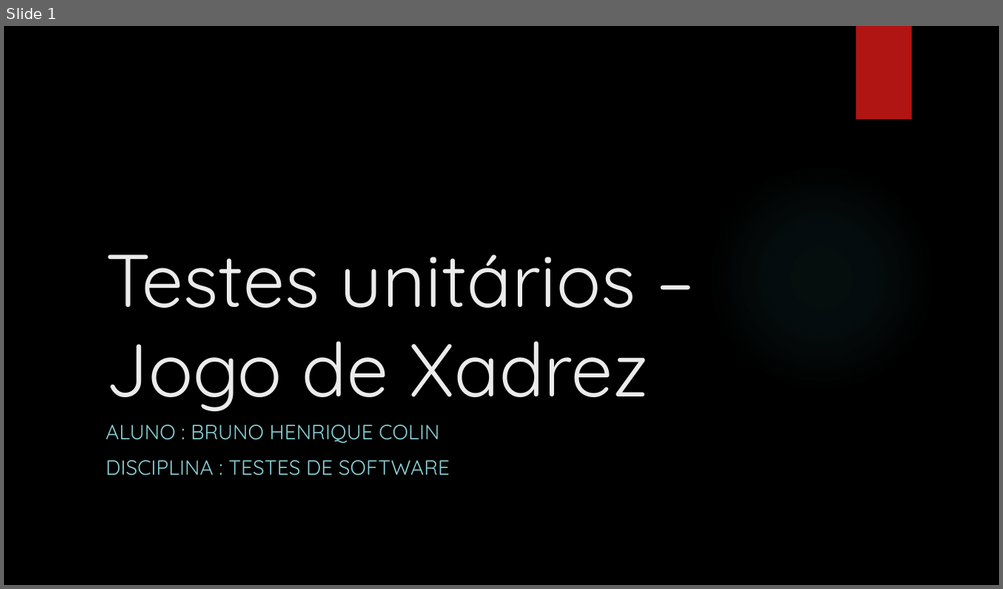
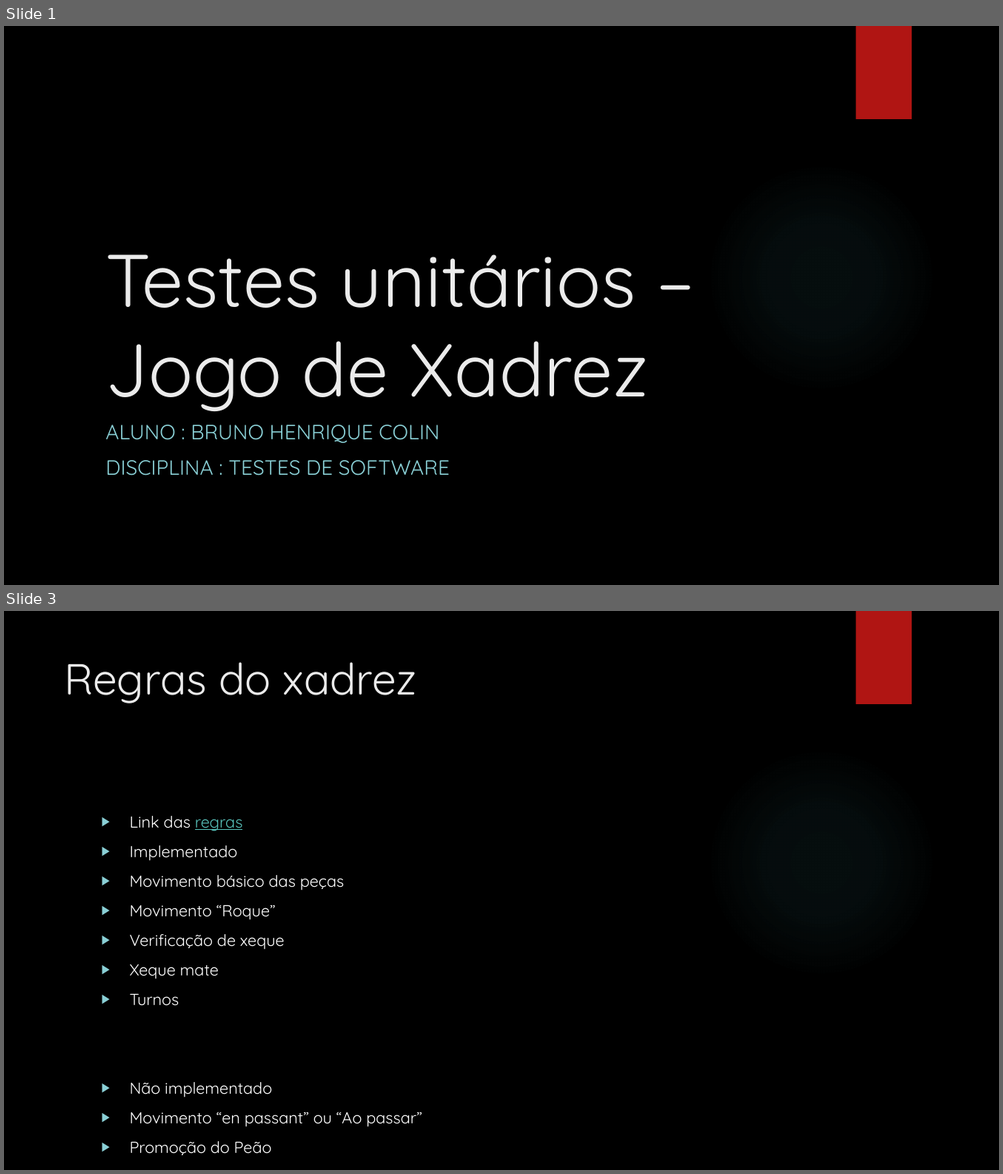
Before and after one commit to BrunoColin/JogoXadrez, a slide deck: res/Testes unitários – Jogo de Xadrez.pptx. Shown one above the other, each under a label of ours: slide 1 before the commit, slides 1 and 3 after it; the slides between them are not shown. The pictures are 1003x589 and 1003x1174 pixels, drawn with LibreOffice and Linux fonts; fonts in the diff are those of the drawing; background and template pictures are left out. Boxes give left, top, right and bottom in pixels: in the first picture for what was removed or moved away, otherwise in the second. Text is boxed around its words. In the diff, an @@ line names an element or a change of style, - is before the commit and + after.

```diff
--- a/res/Testes unitários – Jogo de Xadrez.pptx
+++ b/res/Testes unitários – Jogo de Xadrez.pptx
@@ slide 3 added at (x1=4, y1=611, x2=999, y2=1170), background picture (left out); not listed: 2 template elements that a slide beside it also shows @@
@@ title added at (x1=64, y1=662, x2=417, y2=703), 42 pt, text #EBEBEB @@
+Regras do xadrez
@@ text added at (x1=130, y1=816, x2=422, y2=1156), 15.5 pt, text #FFFFFF @@
+▶ Link das regras
+▶ Implementado
+▶ Movimento básico das peças
+▶ Movimento “Roque”
+▶ Verificação de xeque
+▶ Xeque mate
+▶ Turnos
+▶ Não implementado
+▶ Movimento “en passant” ou “Ao passar”
+▶ Promoção do Peão
```
Also in this commit, not shown: 3 slides changed, 2 other slides added, 1 other file.
